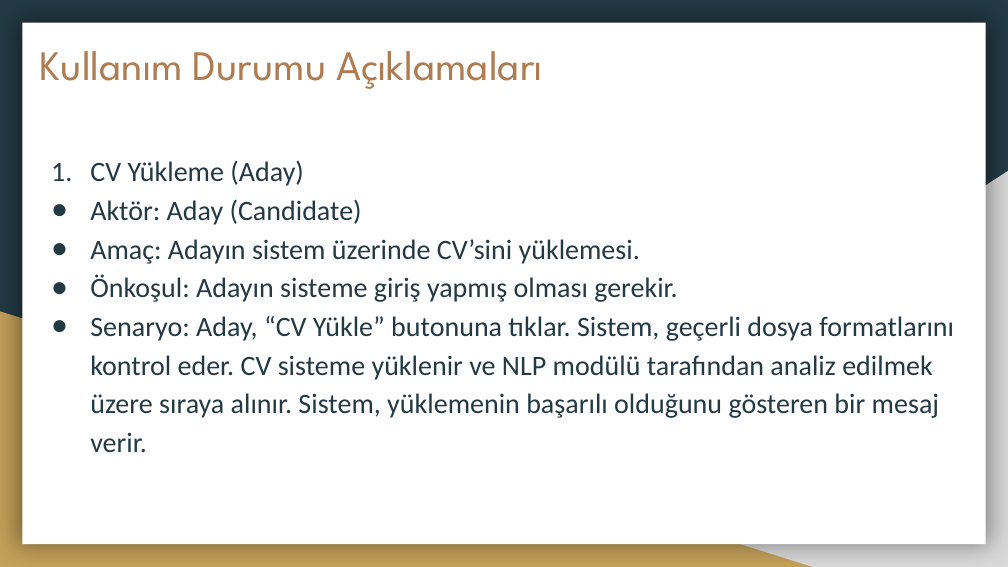
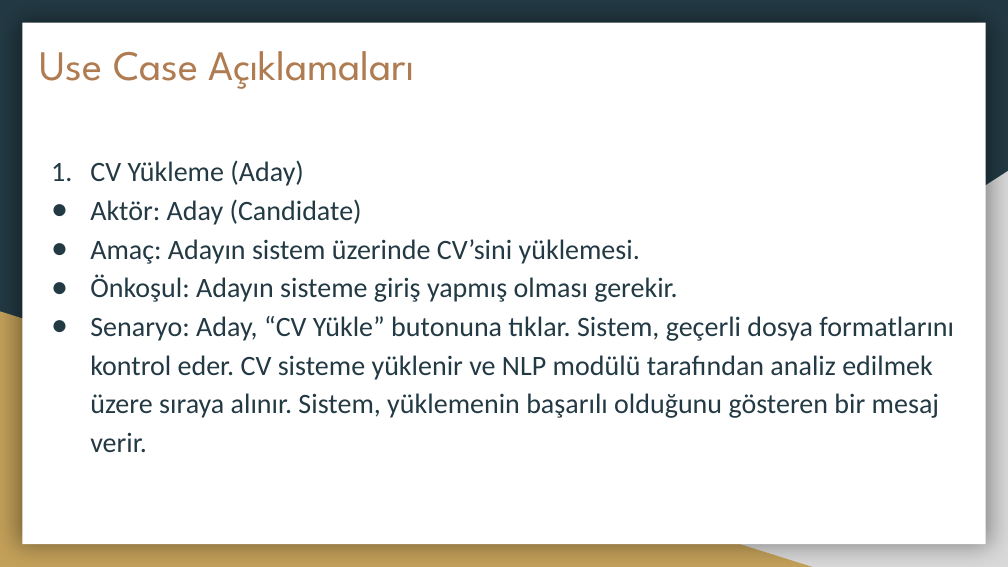
Before and after one commit to Mrtytt/SchoolNotes, a slide deck: slide 5 of 6_notes/YM/Project/Docs/Resume Ranker2 .pptx (slide 4 before the commit). Drawn at 1008x567 pixels with LibreOffice and Linux fonts; fonts in the diff are those of the drawing. Boxes give left, top, right and bottom in pixels: in the first picture for what was removed or moved away, otherwise in the second. Text is boxed around its words. In the diff, an @@ line names an element or a change of style, - is before the commit and + after.

```diff
--- a/6_notes/YM/Project/Docs/Resume Ranker2 .pptx
+++ b/6_notes/YM/Project/Docs/Resume Ranker2 .pptx
@@ title at (40,51,415,89): text changed @@
-Kullanım Durumu Açıklamaları
+Use Case Açıklamaları
```
Also in this commit, not shown: 3 other slides changed, 1 slide added, 3 other files.
